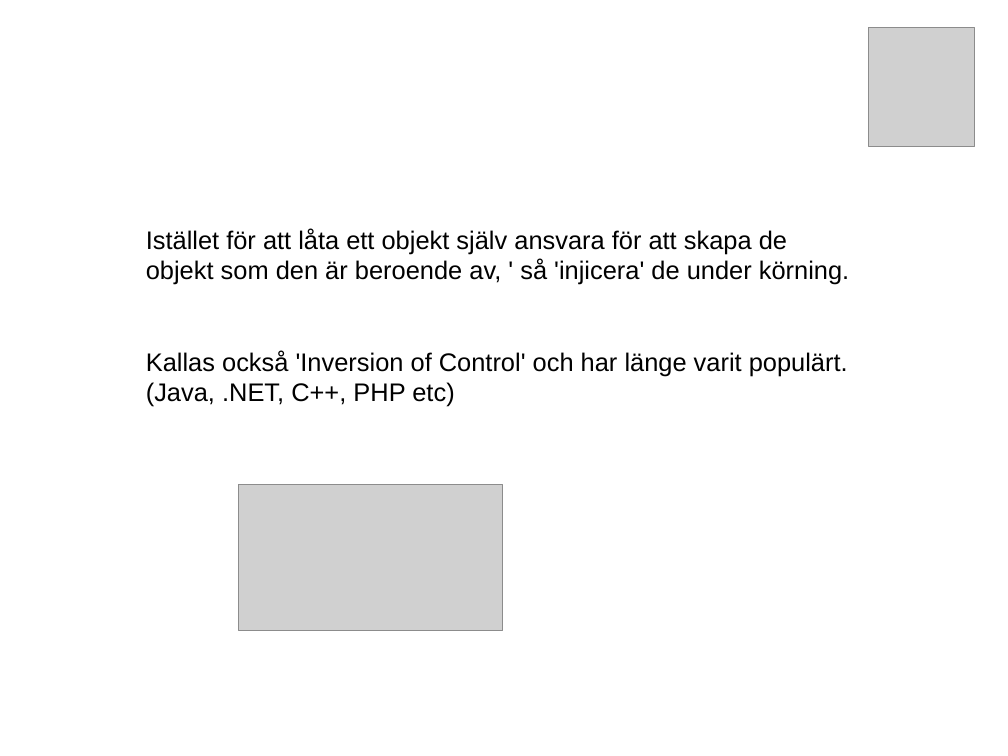
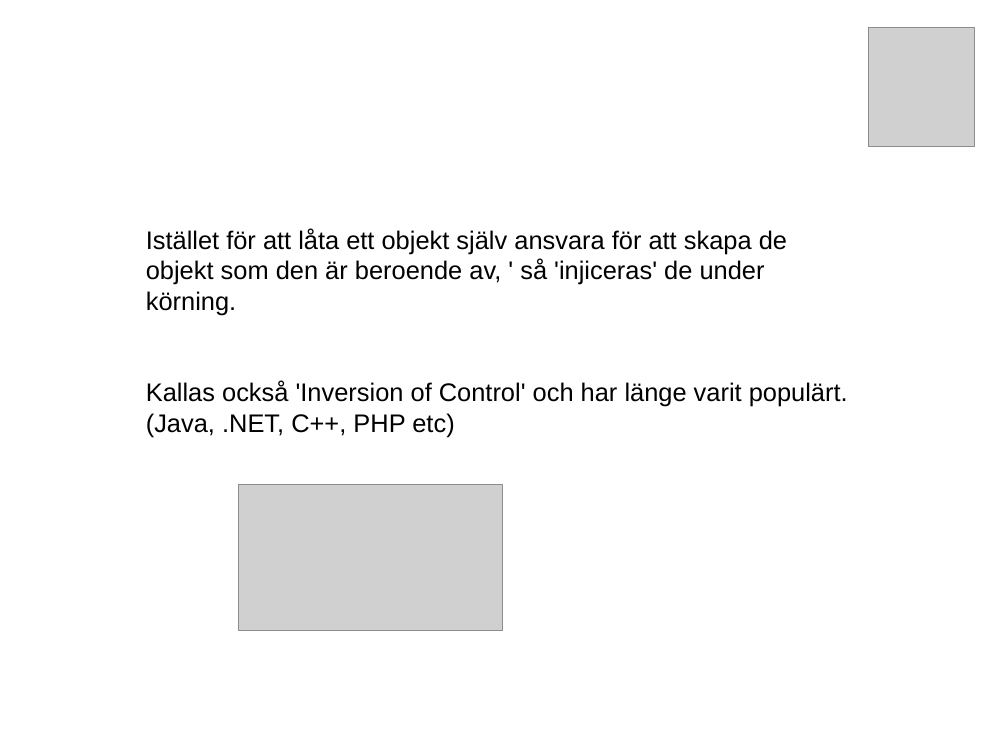
Before and after one commit to FilipStenbeck/angularJS-training, a slide deck: slide 14 of docs/JavaScript Arkitektur.odp. Drawn at 1008x756 pixels with LibreOffice and Linux fonts; fonts in the diff are those of the drawing; grey boxes stand for pictures. Boxes give left, top, right and bottom in pixels: in the first picture for what was removed or moved away, otherwise in the second. Text is boxed around its words. In the diff, an @@ line names an element or a change of style, - is before the commit and + after.

Commit message:
Minor spellchecks etc

```diff
--- a/docs/JavaScript Arkitektur.odp
+++ b/docs/JavaScript Arkitektur.odp
@@ text at (x1=146, y1=228, x2=787, y2=315): text changed @@
-Istället för att låta ett objekt själv ansvara för att skapa de objekt som den är beroende av, ' så 'injicera' de under körning.
+Istället för att låta ett objekt själv ansvara för att skapa de objekt som den är beroende av, ' så 'injiceras' de under körning.
```
